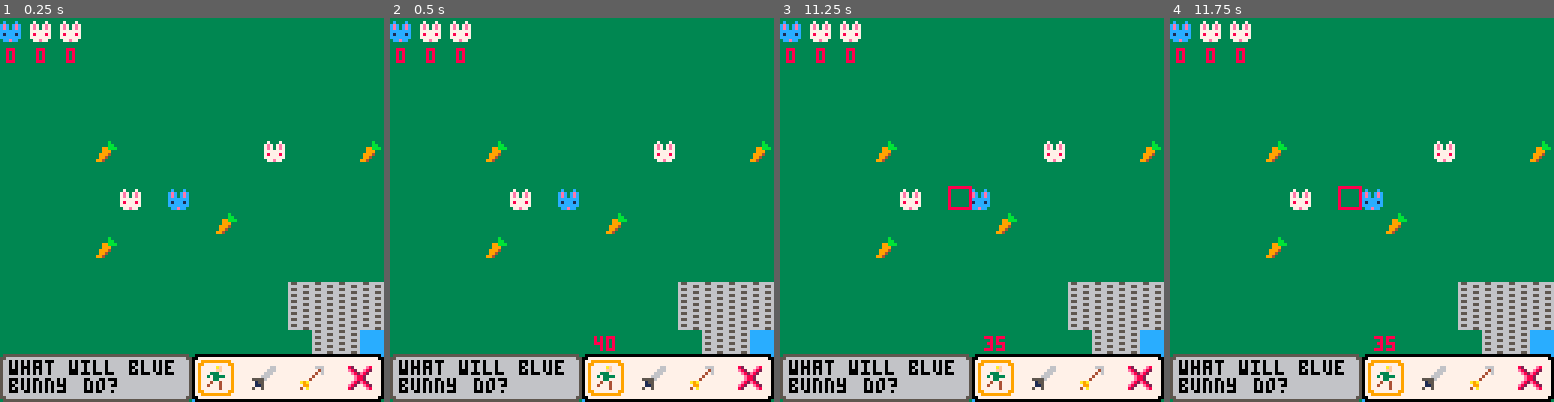
Above: before the commit, frames 1-4 (left to right).
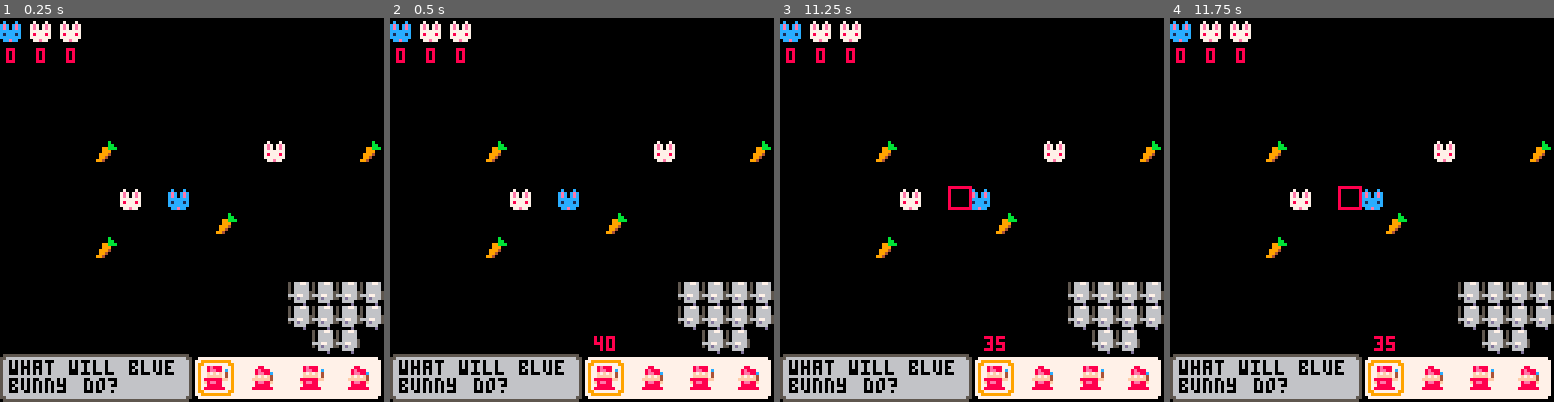
Above: after the commit, the same moments.

Repository: graphitical/d8-knight
Game: PICO-8 cartridge main.p8
The game is run twice, just before and just after one commit, with the same random seed, the same clock (stepped at 60 frames per second) and the same inputs.
Inputs:
- Up to frame 1 (0.25 s): no input
- Up to frame 2 (0.5 s): tap X (X key) at 0.33 s
- Up to frame 3 (11.25 s): tap O (Z key) at 0.7, 1.7, 2.1, 2.5, 2.9, 3.3, 3.7, 4.1, 4.5, 4.9, 5.3, 5.7, 6.1, 6.5, 6.9, 7.3, 7.7, 8.1, 8.5, 8.9, 9.3, 9.7, 10.1, 10.5, 10.9 s; tap X (X key) at 1.07, 1.85, 2.97, 4.08, 5.2, 6.32, 7.43, 8.55, 9.67, 10.78 s; hold Right 1.6-2.1 s; hold Up 2.15-2.42 s; hold Right 2.47-3.03 s; hold Left 3.08-3.58 s; hold Down 3.63-3.97 s; hold Right 4.02-4.68 s; hold Up 4.73-5.03 s; hold Left 5.08-5.68 s; hold Down 5.73-6.03 s; hold Right 6.08-6.58 s; hold Right 6.63-7.13 s; hold Up 7.18-7.45 s; hold Right 7.5-8.07 s; hold Left 8.12-8.62 s; hold Down 8.67-9 s; hold Right 9.05-9.72 s; hold Up 9.77-10.07 s; hold Left 10.12-10.72 s; hold Down 10.77-11.07 s; hold Right from 11.12 s (still down)
- Up to frame 4 (11.75 s): tap O (Z key) at 11.3, 11.7 s; release Right at 11.62 s

The runs differ from the first frame. In frame 1, 85% of the frame differs, in the area x 0-100%, y 0-100%; in frame 2, 85%; in frame 3, 85%; in frame 4, 85%.

Commit message:
Add mini sprites and flower shop map

Diff:
--- a/main.p8
+++ b/main.p8
@@ -867,7 +867,7 @@
 
 
 __gff__
-0000010000000000000000000000000000000000000000000000000000000000000000000000000000000000000000000000000000000101000000000000000000000000000000000000000000000000000000000000000000000000000000000000000000000000000000000000000000000000000000000000000000000000
+0000000000000000000000000000000000000000000000000000000000000000000000000000000000000000000000000000000000000000000000000000000000000000000000000000000000000000000000000000000000000000000000000000000000000000000000000000000000000000000000000000000000000000
 0000000000000000000000000000000000000000000000000000000000000000000000000000000000000000000000000000000000000000000000000000000000000000000000000000000000000000000000000000000000000002020000000000000000000000000000000101010100000000000000000000000001010101
 __map__
 3030303030303030303030303030303030303030303030303030303030303030303030303030303030303030303030303030303030303030303030303636363600000000000000000000000000000000000000000000000000000000000000000000000000000000000000000000000000000000000000000000000000000000
Not shown, changed: 56 lines of the sprite sheet (__gfx__) section of main.p8
